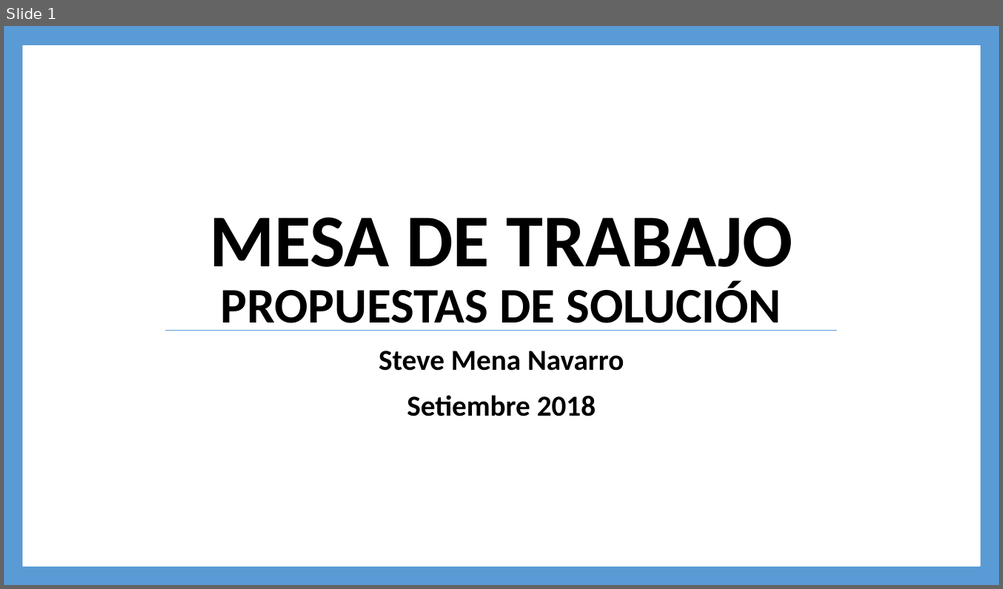
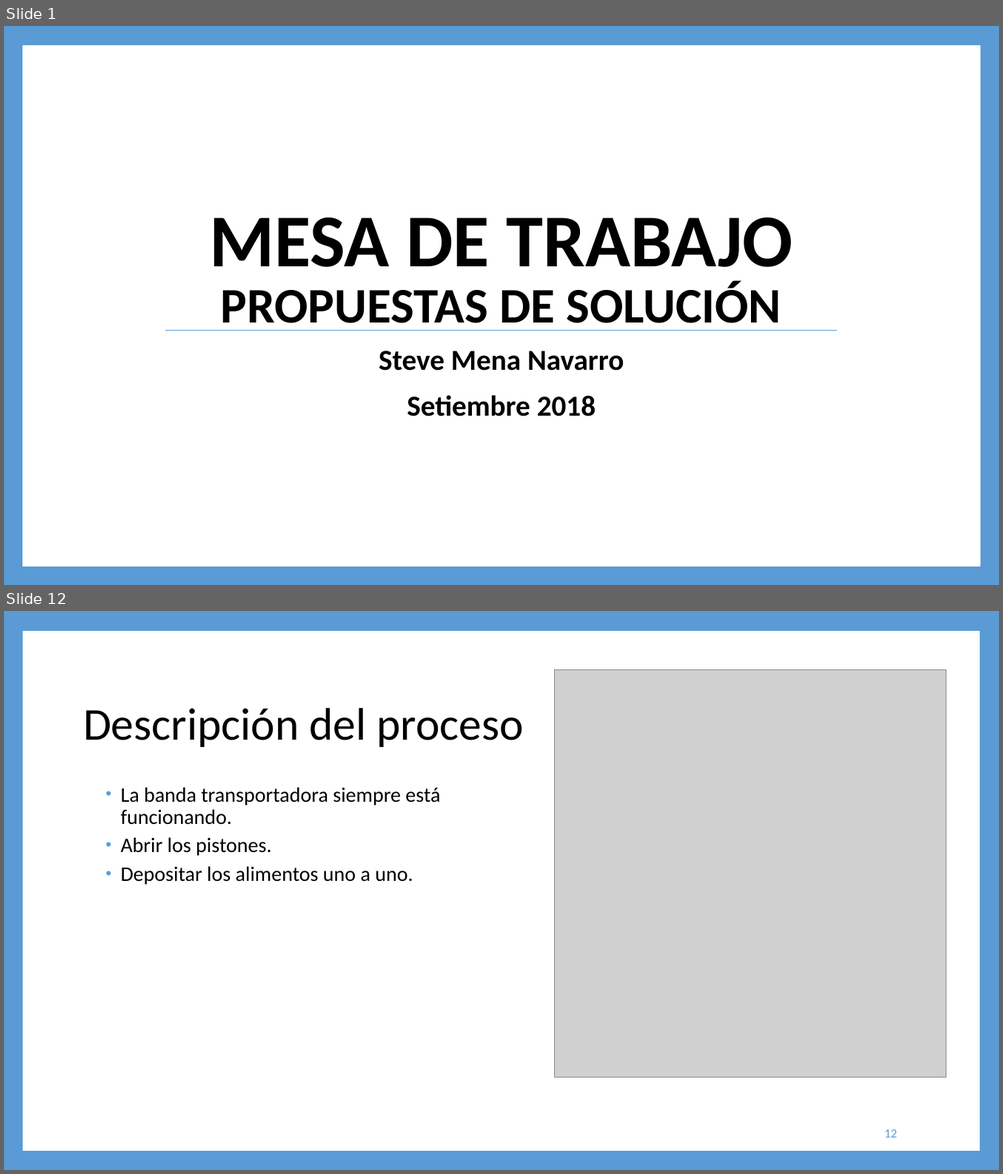
Before and after one commit to steveamena/Graduacion, a slide deck: Documentación/Entregables/Propuestas de solución.pptx. Shown one above the other, each under a label of ours: slide 1 before the commit, slides 1 and 12 after it; the slides between them are not shown. The pictures are 1003x589 and 1003x1174 pixels, drawn with LibreOffice and Linux fonts; fonts in the diff are those of the drawing; grey boxes stand for pictures. Boxes give left, top, right and bottom in pixels: in the first picture for what was removed or moved away, otherwise in the second. Text is boxed around its words. In the diff, an @@ line names an element or a change of style, - is before the commit and + after.

```diff
--- a/Documentación/Entregables/Propuestas de solución.pptx
+++ b/Documentación/Entregables/Propuestas de solución.pptx
@@ slide 12 added at (4, 611, 999, 1170), background #5B9BD5 @@
@@ rectangle added at (22, 631, 979, 1151), fill #FFFFFF @@
@@ picture added at (555, 670, 946, 1078) @@
@@ title added at (83, 708, 523, 747), 44 pt, text #000000 @@
+Descripción del proceso
@@ text added at (121, 787, 440, 885), 20 pt, text #000000 @@
+  • La banda transportadora siempre está funcionando.
+  • Abrir los pistones.
+  • Depositar los alimentos uno a uno.
@@ page number added at (884, 1130, 896, 1138), 12 pt, text #5B9BD5 @@
+12
```
Also in this commit, not shown: 7 slides changed, 9 other slides added, 55 other files.
